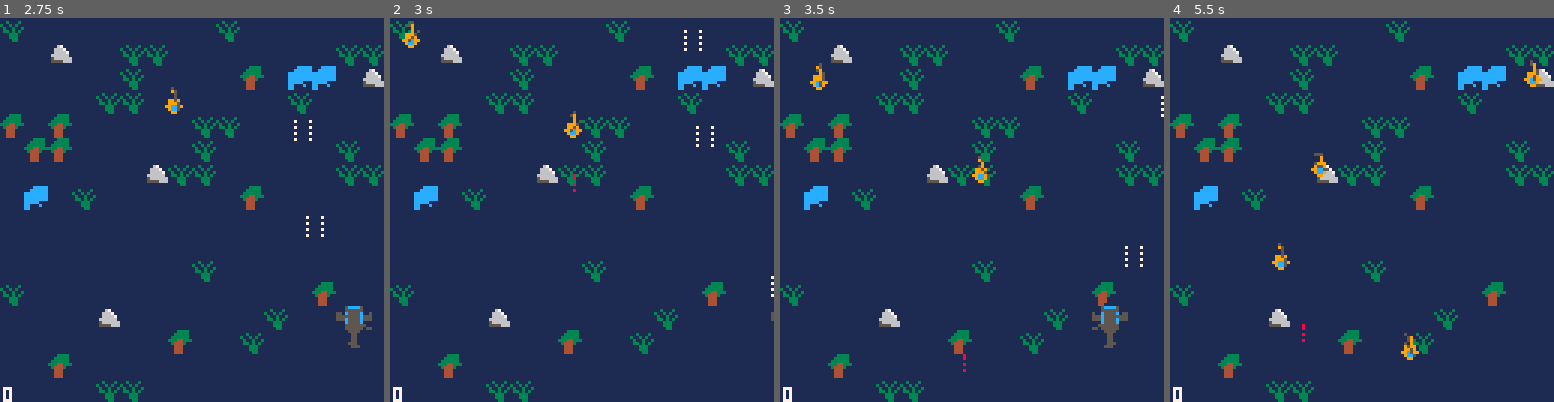
Above: before the commit, frames 1-4 (left to right).
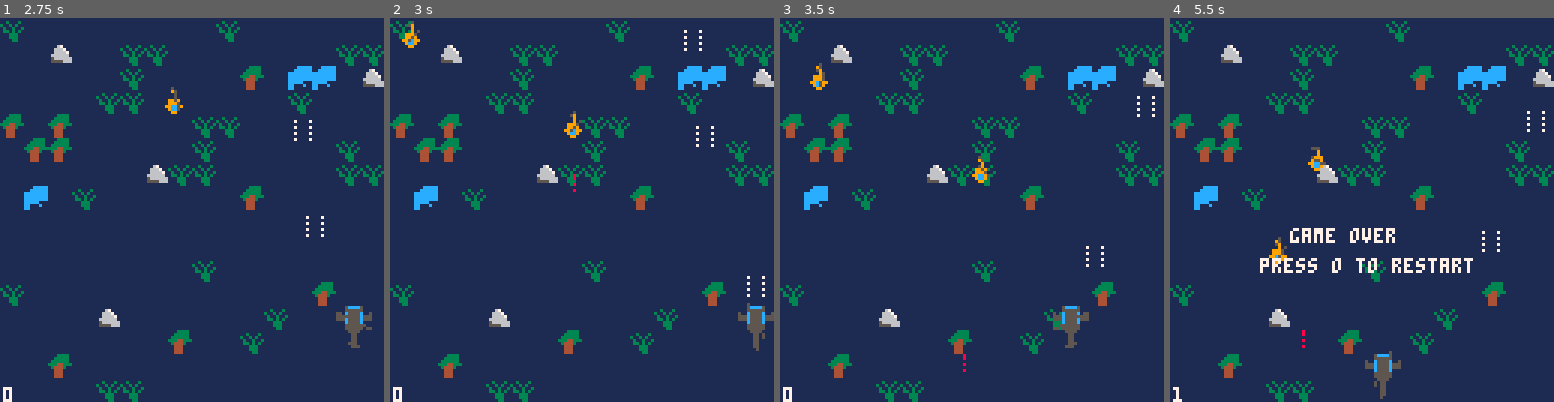
Above: after the commit, the same moments.

Repository: zeenix/pico-8
Game: PICO-8 cartridge airwolf/airwolf.p8
Two runs of this game, one before a commit and one after it. Both use one fixed random seed, a clock stepped at 60 frames per second and the inputs below.
Inputs:
- Up to frame 1 (2.75 s): tap X (X key) at 0.33, 1.07, 1.85 s; tap O (Z key) at 0.7, 1.7, 2.1, 2.5 s; hold Right 1.6-2.1 s; hold Up 2.15-2.42 s; hold Right from 2.47 s (still down)
- Up to frame 2 (3 s): keep holding Right; tap O (Z key) at 2.9 s; tap X (X key) at 2.97 s
- Up to frame 3 (3.5 s): release Right at 3.03 s; hold Left from 3.08 s (still down); tap O (Z key) at 3.3 s
- Up to frame 4 (5.5 s): release Left at 3.58 s; hold Down 3.63-3.97 s; tap O (Z key) every 0.4 s from 3.7 to 5.3 s; hold Right 4.02-4.68 s; tap X (X key) at 4.08, 5.2 s; hold Up 4.73-5.03 s; hold Left from 5.08 s (still down)

Frame 1 is identical in both runs. In frame 2, 0.5% of the frame differs, in the area x 90-100%, y 67-87%; in frame 3, 1.2%; in frame 4, 2.7%, in the area x 0-98%, y 10-100%.

Commit message:
Don't let airwolf out of the screen

Diff:
--- a/airwolf/the_lady.lua
+++ b/airwolf/the_lady.lua
@@ -40,22 +40,22 @@
     self.tail_rotor:draw()
 end
 
--- Returns true if the aircraft has gone outside the screen.
 function TheLady:move()
     local b = buttons
 
-    if btn(b.left) then self.entity.x -= 1
-    elseif btn(b.right) then self.entity.x += 1 end
+    local e = self.entity
+    local box = e.bbox
+    if e.x > 0 and btn(b.left) then self.entity.x -= 1
+    elseif (e.x + box.x + box.w) < 126 and btn(b.right) then self.entity.x += 1 end
 
-    if btn(b.down) then self.entity.y += 1
-    elseif btn(b.up) then self.entity.y -= 1 end
+    if (e.y + box.y + box.h) < 128 and btn(b.down) then self.entity.y += 1
+    elseif e.y > 0 and btn(b.up) then self.entity.y -= 1 end
 
     if self.entity:collided_with() == "enemy-bullet" then
         self:hit()
     end
 
-    local e = self.entity
-    return (e.x < 0 or e.x > 127 or e.y < 0 or e.y > 127)
+    return false
 end
 
 function TheLady:hit()
